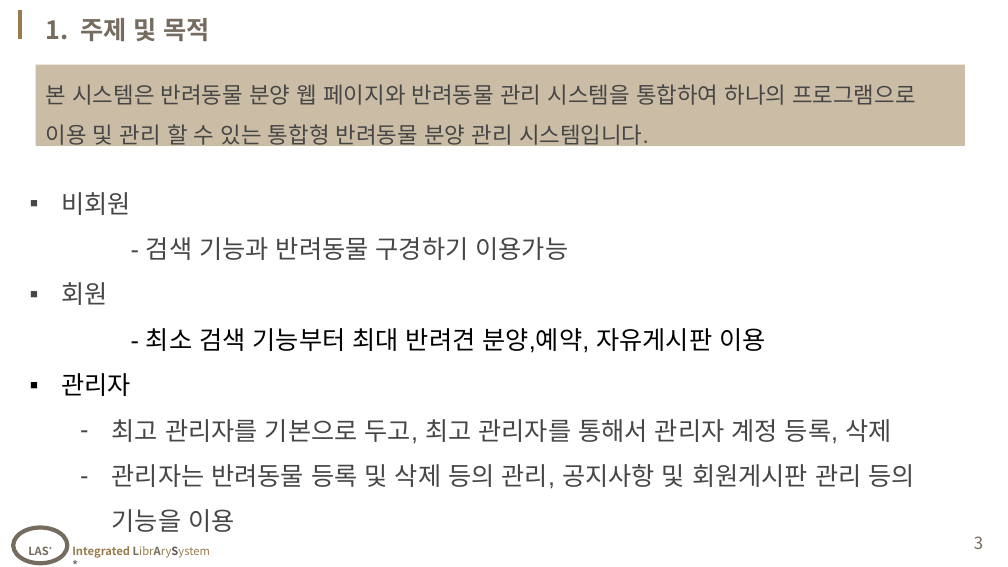
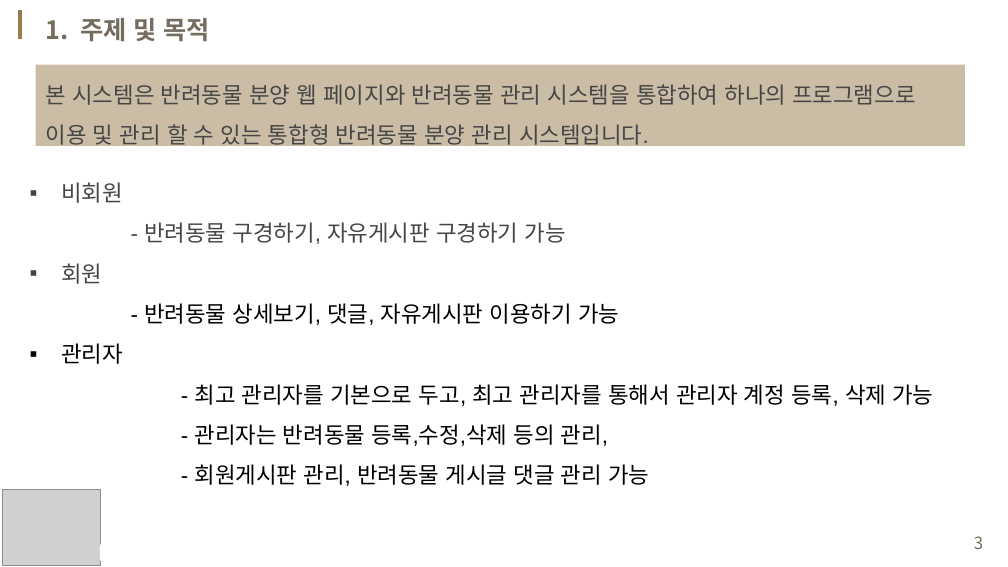
Before and after one commit to ChoiDV/learning, a slide deck: slide 3 of solo project/07_1'st Project/Choijinyoung-project-ppt.pptx. Drawn at 1008x567 pixels with LibreOffice and Linux fonts; fonts in the diff are those of the drawing; grey boxes stand for pictures; background and template pictures are left out. Boxes give left, top, right and bottom in pixels: in the first picture for what was removed or moved away, otherwise in the second. Text is boxed around its words. In the diff, an @@ line names an element or a change of style, - is before the commit and + after.

```diff
--- a/solo project/07_1'st Project/Choijinyoung-project-ppt.pptx
+++ b/solo project/07_1'st Project/Choijinyoung-project-ppt.pptx
@@ text "비회원": place and size @@
-text "비회원" at [61, 192, 915, 532]
+text "비회원" at [61, 182, 933, 486]
@@ text at [61, 182, 123, 364]: size 18 to 16 pt in "비회원", "회원", "관리자" @@
@@ text at [144, 222, 566, 244]: text changed; size 18 to 16 pt @@
-- 검색 기능과 반려동물 구경하기 이용가능
+- 반려동물 구경하기, 자유게시판 구경하기 가능
@@ text at [144, 303, 619, 325]: text changed; size 18 to 16 pt @@
-- 최소 검색 기능부터 최대 반려견 분양,예약, 자유게시판 이용
+- 반려동물 상세보기, 댓글, 자유게시판 이용하기 가능
@@ text at [195, 384, 933, 486]: text changed; size 18 to 16 pt; text colour #464646 to #000000 @@
-  – 최고 관리자를 기본으로 두고, 최고 관리자를 통해서 관리자 계정 등록, 삭제
-  – 관리자는 반려동물 등록 및 삭제 등의 관리, 공지사항 및 회원게시판 관리 등의 기능을 이용
+  - 최고 관리자를 기본으로 두고, 최고 관리자를 통해서 관리자 계정 등록, 삭제 가능
+  - 관리자는 반려동물 등록,수정,삭제 등의 관리,
+  - 회원게시판 관리, 반려동물 게시글 댓글 관리 가능
@@ picture added at [2, 490, 101, 565] @@
@@ ellipse removed at [13, 527, 68, 562] @@
-LAS*
@@ rectangle added at [100, 544, 217, 560], fill #FFFFFF @@
```
Also in this commit, not shown: 6 other slides changed, 1 slide added, 44 other files.
